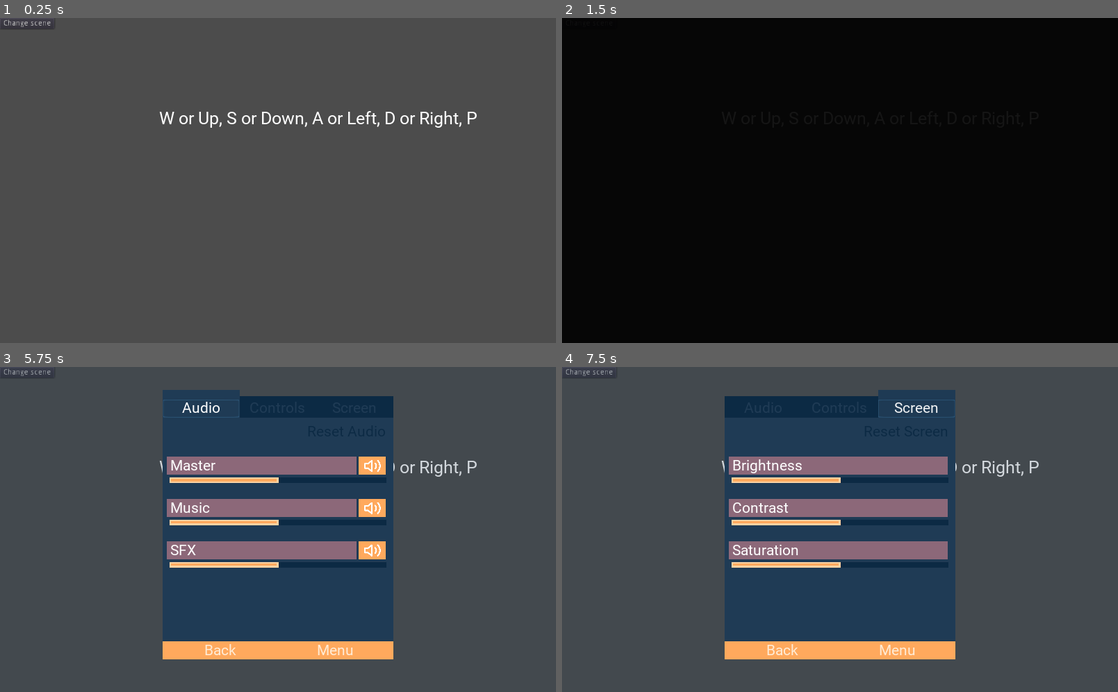
Above: before the commit, frames 1-4 (two rows, left to right).
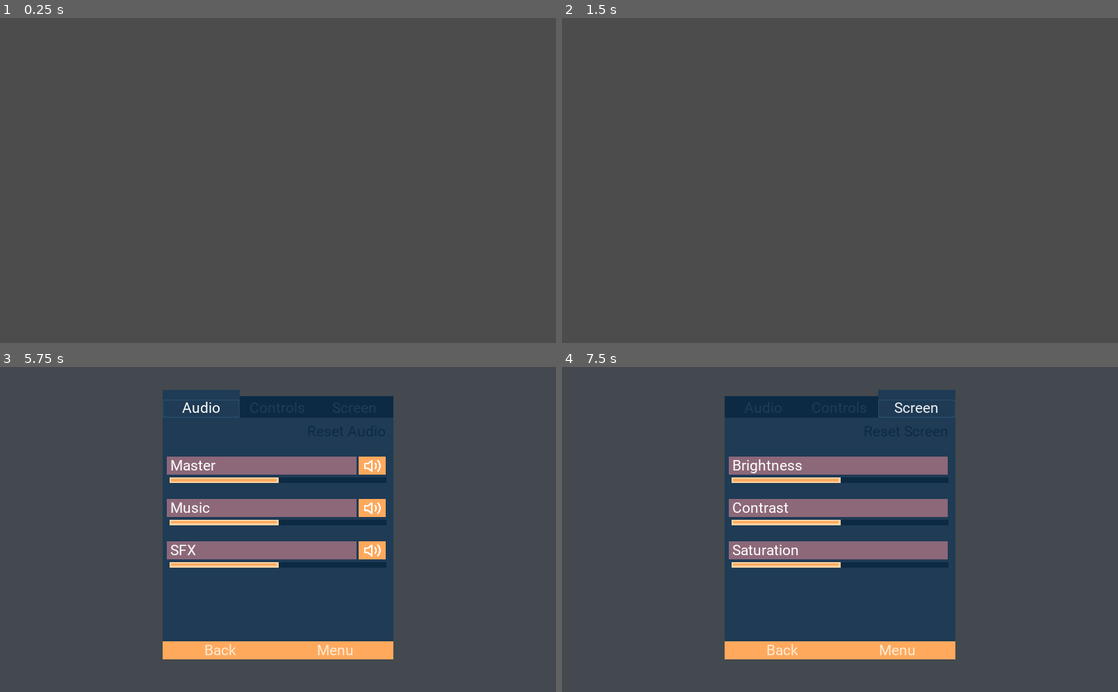
Above: after the commit, the same moments.

Repository: SuddenlyNothing/gamedevtv-jam
Game: Godot game, scene res://scenes/Demo.tscn
Same seed, same stepped clock (60 frames per second), same inputs: the game is played once before the commit and once after it. Sound files missing from this copy of the repository are replaced by a short silence.
Inputs (mouse positions are in pixels of both pictures, inside the frame that each line leads up to):
- Up to frame 1 (0.25 s): no input
- Up to frame 2 (1.5 s): click (589, 24) at 0.5 s, where only the run before the commit has a clickable "Change scene"; click (589, 24) at 1.25 s, where only the run before the commit has a clickable "Change scene"
- Up to frame 3 (5.75 s): tap Enter at 2 s; move the mouse to (400, 513) at 2.02 s; hold D (right) 2.03-2.75 s; hold Space (continue) 2.03-2.75 s; click (400, 513) at 2.17 s; drag from (166, 545) to (250, 594) at 2.77 s; tap Space (continue) at 3.5, 5 s; move the mouse to (333, 458) at 3.52 s; hold D (right) 3.53-4.25 s; hold Space (continue) 3.53-4.25 s; click (333, 458) at 3.67 s; drag from (250, 594) to (111, 480) at 4.27 s; move the mouse to (444, 578) at 5.02 s; hold A (left) from 5.03 s (still down); hold Space (continue) from 5.03 s (still down); click (444, 578) at 5.17 s; tap P (pause) at 5.65 s
- Up to frame 4 (7.5 s): release A (left) at 5.75 s; release Space (continue) at 5.75 s; click "Controls" at 5.75 s; click "Audio" at 6.5 s; click "Screen" at 7.25 s

The runs differ from the first frame. In frame 1, 0.8% of the frame differs, in the area x 0-86%, y 0-34%; in frame 2, 100%, in the area x 0-100%, y 0-100%; in frame 3, 0.3%; in frame 4, 0.3%.

Commit message:
Add windows

Diff:
--- /dev/null
+++ b/game/objects/desktop/Folder.gd
@@ -0,0 +1,55 @@
+tool
+extends Area2D
+
+signal entered_folder(folder_name)
+signal exited_folder(entered_folder)
+
+var folder_data
+
+
+func _ready() -> void:
+	if Engine.editor_hint:
+		return
+	_print_folder_data()
+
+
+func _print_folder_data() -> void:
+	_print_folder_data_helper(folder_data)
+
+
+func _print_folder_data_helper(curr: FolderData, level: int = 0) -> void:
+	if curr == null:
+		return
+	var tabs = ""
+	for i in level:
+		tabs += "\t"
+	print(tabs + curr.name)
+	if !curr.children:
+		return
+	for child in curr.children:
+		_print_folder_data_helper(child, level + 1)
+
+
+func _set(property: String, value) -> bool:
+	if property == "property_name":
+		folder_data = value
+		return true
+	return false
+
+
+func _get(property:String):
+	if property == "property_name":
+		return folder_data
+	return null
+
+
+func _get_property_list() -> Array:
+	return [
+		{
+			name = "folder_data",
+			type = TYPE_OBJECT,
+			usage = PROPERTY_USAGE_DEFAULT,
+			hint = PROPERTY_HINT_RESOURCE_TYPE,
+			hint_string = "FolderData"
+		}
+	]
--- /dev/null
+++ b/game/objects/desktop/Folder.tscn
@@ -0,0 +1,38 @@
+[gd_scene load_steps=9 format=2]
+
+[ext_resource path="res://icon.png" type="Texture" id=1]
+[ext_resource path="res://objects/desktop/Folder.gd" type="Script" id=2]
+[ext_resource path="res://objects/desktop/FolderData.gd" type="Script" id=3]
+
+[sub_resource type="Resource" id=2]
+script = ExtResource( 3 )
+name = "Folder"
+children = null
+
+[sub_resource type="Resource" id=5]
+script = ExtResource( 3 )
+name = "Folder"
+children = null
+
+[sub_resource type="Resource" id=4]
+script = ExtResource( 3 )
+name = "Test"
+children = [ SubResource( 5 ) ]
+
+[sub_resource type="Resource" id=3]
+script = ExtResource( 3 )
+name = "Folder"
+children = [ SubResource( 2 ), SubResource( 4 ) ]
+
+[sub_resource type="RectangleShape2D" id=1]
+extents = Vector2( 32, 32 )
+
+[node name="Folder" type="Area2D"]
+script = ExtResource( 2 )
+folder_data = SubResource( 3 )
+
+[node name="Sprite" type="Sprite" parent="."]
+texture = ExtResource( 1 )
+
+[node name="CollisionShape2D" type="CollisionShape2D" parent="."]
+shape = SubResource( 1 )
--- /dev/null
+++ b/game/objects/desktop/FolderData.gd
@@ -0,0 +1,34 @@
+tool
+class_name FolderData
+extends Resource
+
+export(String) var name = "Folder"
+var children
+
+
+func _set(property: String, value) -> bool:
+	if property == "property_name":
+		children = value
+		return true
+
+	return false
+
+
+func _get(property:String):
+	if property == "property_name":
+		return children
+
+	return null
+
+
+func _get_property_list() -> Array:
+	return [
+		{
+			name = "children",
+			type = TYPE_ARRAY,
+			usage = PROPERTY_USAGE_DEFAULT,
+			hint = PROPERTY_HINT_TYPE_STRING,
+			hint_string = str(TYPE_OBJECT) + "/" + \
+					str(PROPERTY_HINT_RESOURCE_TYPE) + ":FolderData"
+		}
+	]
--- /dev/null
+++ b/game/objects/windows/Window.gd
@@ -0,0 +1,77 @@
+extends Control
+
+const MaximizeIcon := preload("res://assets/temp/maximize.png")
+const Maximize2Icon := preload("res://assets/temp/maximize2.png")
+
+const WindowBounds := Rect2(200, 0, 1024-400, 570)
+
+var t: SceneTreeTween
+var offset := Vector2()
+var moving := false
+var pre_maximize_position := Vector2()
+var maximized := false
+var drag_start_pos := Vector2()
+
+onready var default_size := rect_size
+onready var maximize_icon := $V/Controls/H/Maximize/Icon
+onready var double_click_timer := $DoubleClickTimer
+onready var content_parent := $V/ContentParent
+
+
+func _process(delta: float) -> void:
+	if moving:
+		rect_position.x = clamp(get_global_mouse_position().x + offset.x,
+				WindowBounds.position.x - rect_size.x,
+				WindowBounds.position.x + WindowBounds.size.x)
+		rect_position.y = clamp(get_global_mouse_position().y + offset.y,
+				WindowBounds.position.y,
+				WindowBounds.position.y + WindowBounds.size.y)
+
+
+func _on_Close_pressed() -> void:
+	if t:
+		t.kill()
+	rect_pivot_offset = rect_size / 2
+	t = create_tween().set_trans(Tween.TRANS_QUAD).set_ease(Tween.EASE_IN)\
+			.set_parallel()
+	t.tween_property(self, "rect_scale", Vector2.ONE * 0.9, 0.1)
+	t.tween_property(self, "modulate:a", 0.0, 0.1)
+
+
+func _on_Minimize_pressed() -> void:
+	pass # Replace with function body.
+
+
+func _on_Maximize_pressed() -> void:
+	if t:
+		t.kill()
+	t = create_tween().set_trans(Tween.TRANS_QUAD).set_ease(Tween.EASE_OUT)\
+			.set_parallel()
+	var dur := 0.15
+	if maximized:
+		maximize_icon.texture = MaximizeIcon
+		t.tween_property(self, "rect_position", pre_maximize_position, dur)
+		t.tween_property(self, "rect_size", default_size, dur)
+	else:
+		maximize_icon.texture = Maximize2Icon
+		pre_maximize_position = rect_position
+		t.tween_property(self, "rect_position", Vector2(), dur)
+		t.tween_property(self, "rect_size", get_viewport_rect().size, dur)
+	maximized = !maximized
+
+
+
+func _on_WindowControls_gui_input(event: InputEvent) -> void:
+	if event is InputEventMouseButton:
+		if event.is_pressed():
+			moving = true
+			offset = rect_global_position - get_global_mouse_position()
+			if double_click_timer.is_stopped():
+				double_click_timer.start()
+			elif drag_start_pos == get_global_mouse_position():
+				_on_Maximize_pressed()
+				moving = false
+				double_click_timer.stop()
+			drag_start_pos = get_global_mouse_position()
+		else:
+			moving = false
--- /dev/null
+++ b/game/objects/windows/Window.tscn
@@ -0,0 +1,133 @@
+[gd_scene load_steps=17 format=2]
+
+[ext_resource path="res://objects/windows/Window.gd" type="Script" id=1]
+[ext_resource path="res://utils/AnimatedButton.tscn" type="PackedScene" id=2]
+[ext_resource path="res://assets/temp/minimize.png" type="Texture" id=3]
+[ext_resource path="res://assets/temp/maximize.png" type="Texture" id=4]
+[ext_resource path="res://assets/temp/close.png" type="Texture" id=5]
+
+[sub_resource type="StyleBoxEmpty" id=7]
+
+[sub_resource type="StyleBoxEmpty" id=8]
+
+[sub_resource type="StyleBoxFlat" id=4]
+bg_color = Color( 0.901961, 0.901961, 0.901961, 1 )
+
+[sub_resource type="StyleBoxFlat" id=9]
+draw_center = false
+
+[sub_resource type="StyleBoxFlat" id=6]
+bg_color = Color( 0.937255, 0.937255, 0.937255, 1 )
+
+[sub_resource type="Theme" id=3]
+Button/styles/disabled = SubResource( 7 )
+Button/styles/focus = SubResource( 8 )
+Button/styles/hover = SubResource( 4 )
+Button/styles/normal = SubResource( 9 )
+Button/styles/pressed = SubResource( 6 )
+
+[sub_resource type="StyleBoxFlat" id=2]
+bg_color = Color( 1, 1, 1, 1 )
+corner_radius_top_left = 10
+corner_radius_top_right = 10
+
+[sub_resource type="StyleBoxFlat" id=12]
+draw_center = false
+corner_radius_top_right = 10
+
+[sub_resource type="StyleBoxFlat" id=10]
+bg_color = Color( 0.760784, 0.164706, 0.105882, 1 )
+corner_radius_top_right = 10
+
+[sub_resource type="StyleBoxFlat" id=11]
+bg_color = Color( 0.83, 0.272793, 0.1992, 1 )
+corner_radius_top_right = 10
+
+[sub_resource type="StyleBoxFlat" id=1]
+bg_color = Color( 0.0627451, 0.0627451, 0.0666667, 1 )
+corner_radius_bottom_right = 10
+corner_radius_bottom_left = 10
+
+[node name="Window" type="Control"]
+anchor_right = 1.0
+anchor_bottom = 1.0
+margin_right = -512.0
+margin_bottom = -300.0
+theme = SubResource( 3 )
+script = ExtResource( 1 )
+
+[node name="V" type="VBoxContainer" parent="."]
+anchor_right = 1.0
+anchor_bottom = 1.0
+custom_constants/separation = 0
+
+[node name="Controls" type="Panel" parent="V"]
+margin_right = 512.0
+margin_bottom = 30.0
+rect_min_size = Vector2( 0, 30 )
+custom_styles/panel = SubResource( 2 )
+
+[node name="H" type="HBoxContainer" parent="V/Controls"]
+anchor_right = 1.0
+anchor_bottom = 1.0
+custom_constants/separation = 0
+alignment = 2
+
+[node name="Minimize" parent="V/Controls/H" instance=ExtResource( 2 )]
+margin_left = 332.0
+margin_right = 392.0
+margin_bottom = 30.0
+rect_min_size = Vector2( 60, 0 )
+
+[node name="Icon" type="TextureRect" parent="V/Controls/H/Minimize"]
+anchor_right = 1.0
+anchor_bottom = 1.0
+texture = ExtResource( 3 )
+expand = true
+stretch_mode = 6
+
+[node name="Maximize" parent="V/Controls/H" instance=ExtResource( 2 )]
+margin_left = 392.0
+margin_right = 452.0
+margin_bottom = 30.0
+rect_min_size = Vector2( 60, 0 )
+
+[node name="Icon" type="TextureRect" parent="V/Controls/H/Maximize"]
+anchor_right = 1.0
+anchor_bottom = 1.0
+texture = ExtResource( 4 )
+expand = true
+stretch_mode = 6
+
+[node name="Close" parent="V/Controls/H" instance=ExtResource( 2 )]
+margin_left = 452.0
+margin_right = 512.0
+margin_bottom = 30.0
+rect_min_size = Vector2( 60, 0 )
+normal_style = SubResource( 12 )
+hover_style = SubResource( 10 )
+pressed_style = SubResource( 11 )
+
+[node name="Icon" type="TextureRect" parent="V/Controls/H/Close"]
+anchor_right = 1.0
+anchor_bottom = 1.0
+texture = ExtResource( 5 )
+expand = true
+stretch_mode = 6
+
+[node name="ContentParent" type="Panel" parent="V"]
+margin_top = 30.0
+margin_right = 512.0
+margin_bottom = 300.0
+rect_clip_content = true
+size_flags_vertical = 3
+custom_styles/panel = SubResource( 1 )
+
+[node name="DoubleClickTimer" type="Timer" parent="."]
+wait_time = 0.5
+one_shot = true
+
+[connection signal="gui_input" from="V/Controls" to="." method="_on_WindowControls_gui_input"]
+[connection signal="pressed" from="V/Controls/H/Minimize" to="." method="_on_Minimize_pressed"]
+[connection signal="pressed" from="V/Controls/H/Maximize" to="." method="_on_Maximize_pressed"]
+[connection signal="pressed" from="V/Controls/H/Close" to="." method="_on_Close_pressed"]
--- a/game/project.godot
+++ b/game/project.godot
@@ -24,6 +24,11 @@
 "language": "GDScript",
 "path": "res://utils/ButtonChangeScene.gd"
 }, {
+"base": "Resource",
+"class": "FolderData",
+"language": "GDScript",
+"path": "res://objects/desktop/FolderData.gd"
+}, {
 "base": "Control",
 "class": "OptionsSelect",
 "language": "GDScript",
@@ -43,6 +48,7 @@
 "AnimatedButton": "",
 "ButtonSFX": "",
 "ChangeScene": "",
+"FolderData": "",
 "OptionsSelect": "",
 "SaveData": "",
 "StateMachine": ""
--- a/game/scenes/Demo.tscn
+++ b/game/scenes/Demo.tscn
@@ -1,23 +1,3 @@
-[gd_scene load_steps=4 format=2]
-
-[ext_resource path="res://utils/ButtonChangeScene.gd" type="Script" id=1]
-[ext_resource path="res://utils/InputFormatLabel.tscn" type="PackedScene" id=2]
-[ext_resource path="res://assets/fonts/rr32.tres" type="DynamicFont" id=3]
+[gd_scene format=2]
 
 [node name="Demo" type="Node2D"]
-
-[node name="ChangeScene" type="Button" parent="."]
-margin_right = 12.0
-margin_bottom = 20.0
-focus_mode = 0
-text = "Change scene"
-script = ExtResource( 1 )
-next_scene = "res://scenes/Demo.tscn"
-
-[node name="InputFormatLabel" parent="." instance=ExtResource( 2 )]
-margin_left = 293.0
-margin_top = 166.0
-margin_right = 578.0
-margin_bottom = 271.0
-custom_fonts/font = ExtResource( 3 )
-text = "{up}, {down}, {left}, {right}, {pause}"
Binary file added: game/assets/temp/close.png
Not shown, added: game/assets/temp/close.png.import
Binary file added: game/assets/temp/maximize.png
Not shown, added: game/assets/temp/maximize.png.import
Binary file added: game/assets/temp/maximize2.png
Not shown, added: game/assets/temp/maximize2.png.import
Binary file added: game/assets/temp/minimize.png
Not shown, added: game/assets/temp/minimize.png.import
